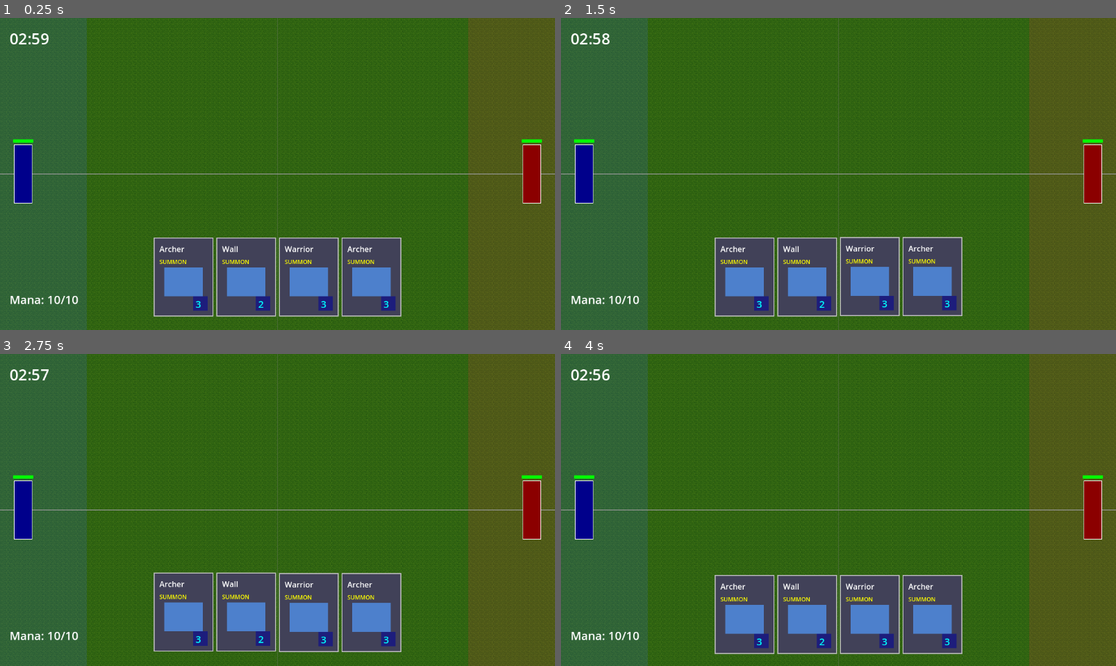
Above: before the commit, frames 1-4 (two rows, left to right).
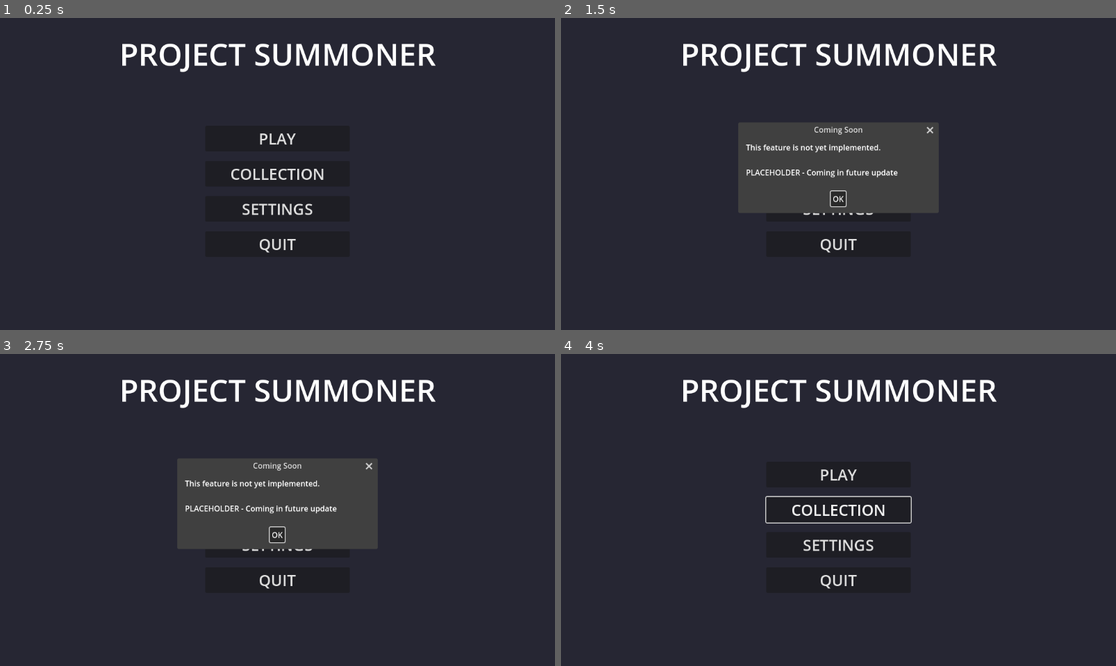
Above: after the commit, the same moments.

Repository: amari-charles/project-summoner
Game: Godot game, scene res://scenes/ui/main_menu.tscn
Same seed, same stepped clock (60 frames per second), same inputs: the game is played once before the commit and once after it. Before the commit the project starts from res://scenes/battlefield/test_game.tscn.
Inputs (mouse positions are in pixels of both pictures, inside the frame that each line leads up to):
- Up to frame 1 (0.25 s): no input
- Up to frame 2 (1.5 s): click (838, 174) at 0.5 s, where only the run after the commit has a clickable "COLLECTION"; click (838, 208) at 1.25 s, where only the run after the commit has a clickable "SETTINGS"
- Up to frame 3 (2.75 s): click (277, 475) at 2 s, where only the run after the commit has a clickable "PLAY"
- Up to frame 4 (4 s): click (838, 475) at 2.75 s, where only the run after the commit has a clickable "PLAY"; click (838, 534) at 3.5 s, where only the run after the commit has a clickable "OK"

The runs differ from the first frame. In frame 1, 100% of the frame differs, in the area x 0-100%, y 0-100%; in frame 2, 100%; in frame 3, 100%; in frame 4, 100%.

Commit message:
Add main menu with placeholder buttons
Created main menu as project entry point:
- Title: "PROJECT SUMMONER"
- PLAY button → launches test_game.tscn (functional)
- COLLECTION button → "Coming Soon" popup (PLACEHOLDER)
- SETTINGS button → "Coming Soon" popup (PLACEHOLDER)
- QUIT button → exits game (functional)

Visual styling:
- Dark background (rgb 0.15, 0.15, 0.2)
- Centered vertical button layout
- 32pt font for buttons, 64pt for title

Updated project.godot to set main_menu as startup scene.

All placeholder features clearly marked in comments.

🤖 Generated with [Claude Code](https://claude.com/claude-code)

Co-Authored-By: Claude <noreply@anthropic.com>

Diff:
--- a/project.godot
+++ b/project.godot
@@ -11,6 +11,6 @@
 [application]
 
 config/name="Project Summoner"
-run/main_scene="res://scenes/battlefield/test_game.tscn"
+run/main_scene="res://scenes/ui/main_menu.tscn"
 config/features=PackedStringArray("4.5", "Forward Plus")
 config/icon="res://icon.svg"
--- /dev/null
+++ b/scenes/ui/main_menu.tscn
@@ -0,0 +1,88 @@
+[gd_scene load_steps=2 format=3 uid="uid://main_menu"]
+
+[ext_resource type="Script" path="res://scripts/ui/main_menu.gd" id="1_main_menu"]
+
+[node name="MainMenu" type="Control"]
+layout_mode = 3
+anchors_preset = 15
+anchor_right = 1.0
+anchor_bottom = 1.0
+grow_horizontal = 2
+grow_vertical = 2
+script = ExtResource("1_main_menu")
+
+[node name="Background" type="ColorRect" parent="."]
+layout_mode = 1
+anchors_preset = 15
+anchor_right = 1.0
+anchor_bottom = 1.0
+grow_horizontal = 2
+grow_vertical = 2
+color = Color(0.15, 0.15, 0.2, 1)
+
+[node name="Title" type="Label" parent="."]
+layout_mode = 1
+anchors_preset = 8
+anchor_left = 0.5
+anchor_top = 0.5
+anchor_right = 0.5
+anchor_bottom = 0.5
+offset_left = -300.0
+offset_top = -300.0
+offset_right = 300.0
+offset_bottom = -200.0
+grow_horizontal = 2
+grow_vertical = 2
+theme_override_font_sizes/font_size = 64
+text = "PROJECT SUMMONER"
+horizontal_alignment = 1
+vertical_alignment = 1
+
+[node name="MenuButtons" type="VBoxContainer" parent="."]
+layout_mode = 1
+anchors_preset = 8
+anchor_left = 0.5
+anchor_top = 0.5
+anchor_right = 0.5
+anchor_bottom = 0.5
+offset_left = -150.0
+offset_top = -100.0
+offset_right = 150.0
+offset_bottom = 200.0
+grow_horizontal = 2
+grow_vertical = 2
+theme_override_constants/separation = 20
+
+[node name="PlayButton" type="Button" parent="MenuButtons"]
+layout_mode = 2
+theme_override_font_sizes/font_size = 32
+text = "PLAY"
+
+[node name="CollectionButton" type="Button" parent="MenuButtons"]
+layout_mode = 2
+theme_override_font_sizes/font_size = 32
+text = "COLLECTION"
+
+[node name="SettingsButton" type="Button" parent="MenuButtons"]
+layout_mode = 2
+theme_override_font_sizes/font_size = 32
+text = "SETTINGS"
+
+[node name="QuitButton" type="Button" parent="MenuButtons"]
+layout_mode = 2
+theme_override_font_sizes/font_size = 32
+text = "QUIT"
+
+[node name="PlaceholderPopup" type="AcceptDialog" parent="."]
+title = "Coming Soon"
+initial_position = 2
+size = Vector2i(400, 150)
+dialog_text = "This feature is not yet implemented.
+
+PLACEHOLDER - Coming in future update"
+dialog_autowrap = true
+
+[connection signal="pressed" from="MenuButtons/PlayButton" to="." method="_on_play_pressed"]
+[connection signal="pressed" from="MenuButtons/CollectionButton" to="." method="_on_collection_pressed"]
+[connection signal="pressed" from="MenuButtons/SettingsButton" to="." method="_on_settings_pressed"]
+[connection signal="pressed" from="MenuButtons/QuitButton" to="." method="_on_quit_pressed"]
--- /dev/null
+++ b/scripts/ui/main_menu.gd
@@ -0,0 +1,30 @@
+extends Control
+class_name MainMenu
+
+## Main menu for Project Summoner
+## Provides navigation to game modes and settings
+
+@onready var placeholder_popup: AcceptDialog = $PlaceholderPopup
+
+func _ready() -> void:
+	print("Main Menu loaded")
+
+## Launch the game
+func _on_play_pressed() -> void:
+	print("Starting game...")
+	get_tree().change_scene_to_file("res://scenes/battlefield/test_game.tscn")
+
+## PLACEHOLDER - Collection screen not yet implemented
+func _on_collection_pressed() -> void:
+	print("Collection button pressed (PLACEHOLDER)")
+	placeholder_popup.popup_centered()
+
+## PLACEHOLDER - Settings screen not yet implemented
+func _on_settings_pressed() -> void:
+	print("Settings button pressed (PLACEHOLDER)")
+	placeholder_popup.popup_centered()
+
+## Quit the game
+func _on_quit_pressed() -> void:
+	print("Quitting game...")
+	get_tree().quit()
